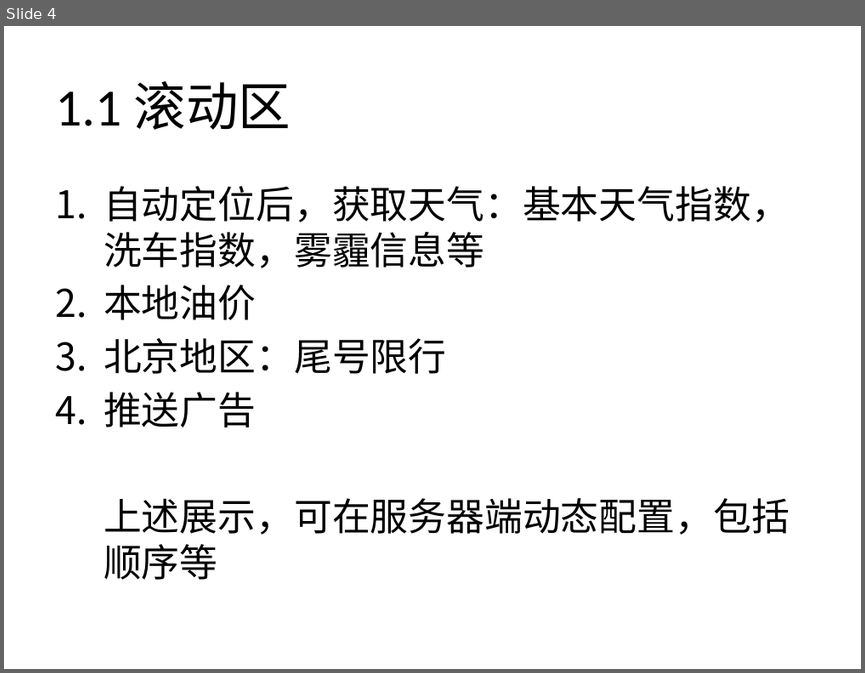
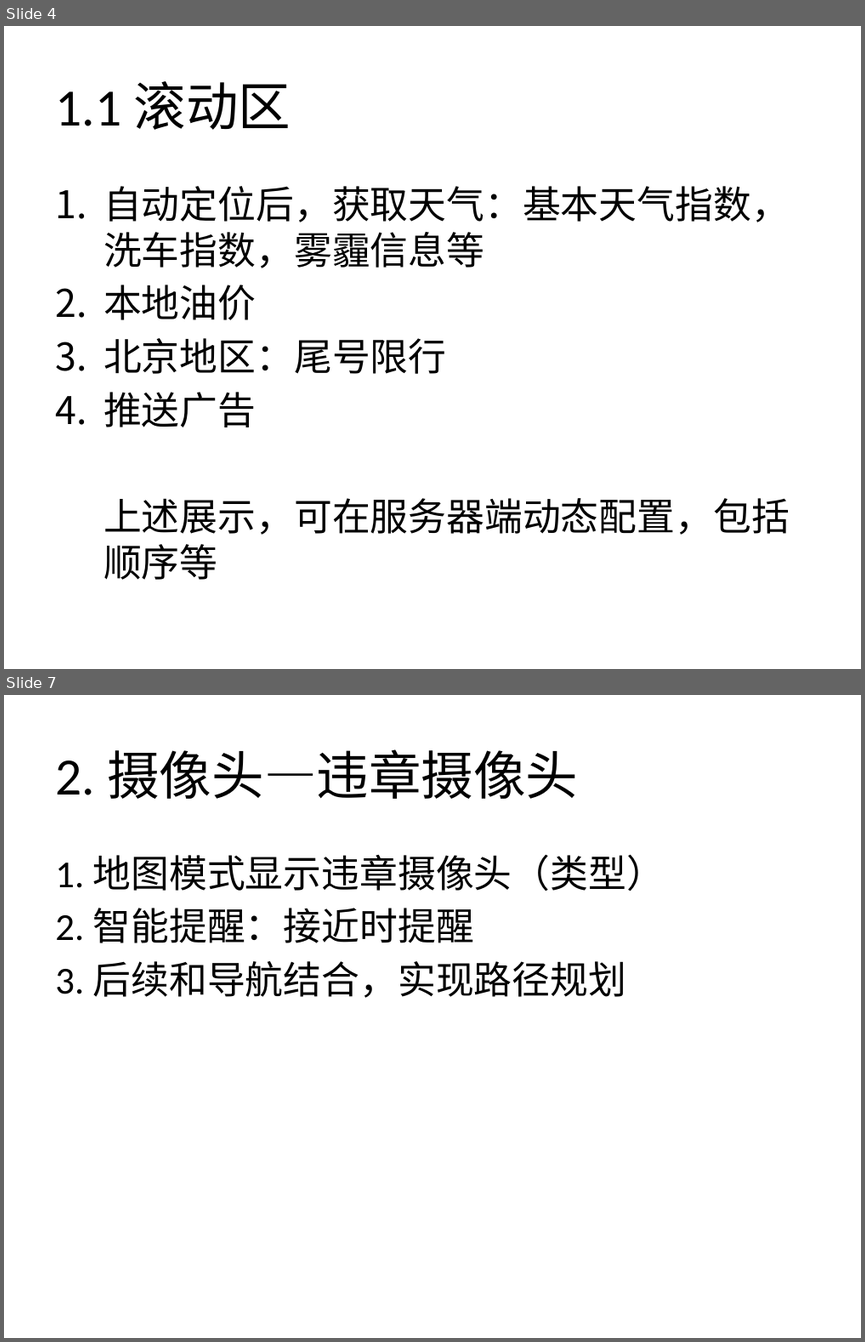
Before and after one commit to iWorkTogether/TrafficViolationProof_Android, a slide deck: docs/交通违章保卫战.pptx. Shown one above the other, each under a label of ours: slide 4 before the commit, slides 4 and 7 after it; the slides between them are not shown. The pictures are 865x673 and 865x1342 pixels, drawn with LibreOffice and Linux fonts; fonts in the diff are those of the drawing. Boxes give left, top, right and bottom in pixels: in the first picture for what was removed or moved away, otherwise in the second. Text is boxed around its words. In the diff, an @@ line names an element or a change of style, - is before the commit and + after.

```diff
--- a/docs/交通违章保卫战.pptx
+++ b/docs/交通违章保卫战.pptx
@@ slide 7 added at <box>4,695,861,1338</box>, background #FFFFFF @@
@@ title added at <box>55,749,578,799</box>, 44 pt, text #000000 @@
+2. 摄像头—违章摄像头
@@ text added at <box>55,854,664,998</box>, 32 pt, text #000000 @@
+1. 地图模式显示违章摄像头（类型）
+2. 智能提醒：接近时提醒
+3. 后续和导航结合，实现路径规划
```
Also in this commit, not shown: 6 slides changed.
